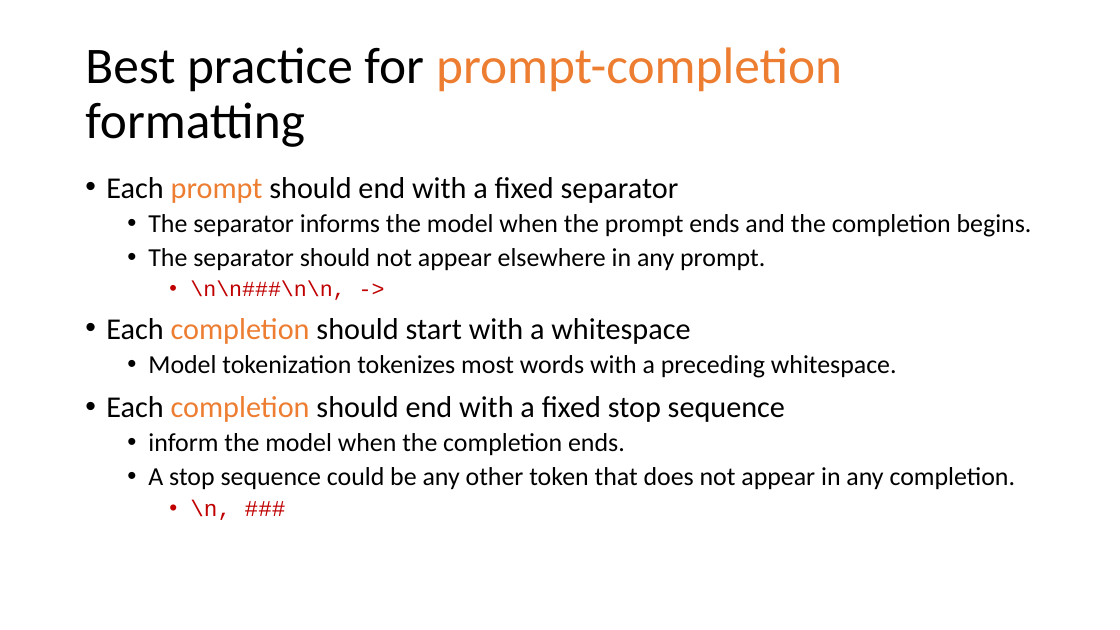
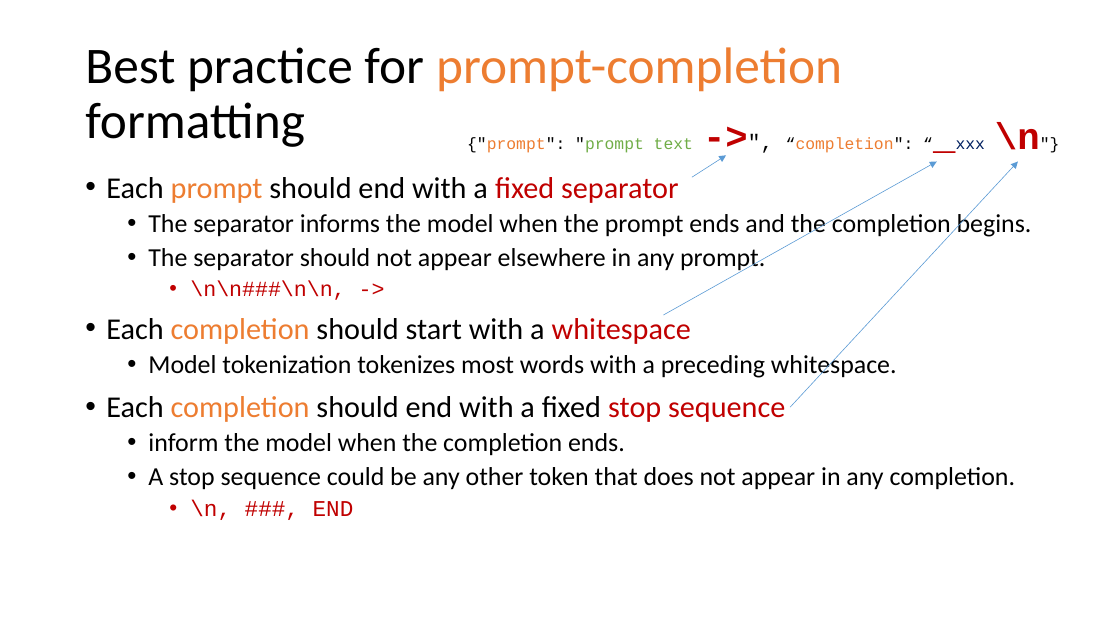
Before and after one commit to frankwxu/digital-forensics-lab, a slide deck: slide 17 of AI4Forensics/IP_Identifier_Fine_Tuning/IP_Identifer_Fine_Tuning.pptx (slide 16 before the commit). Drawn at 1120x630 pixels with LibreOffice and Linux fonts; fonts in the diff are those of the drawing; background and template pictures are left out. Boxes give left, top, right and bottom in pixels: in the first picture for what was removed or moved away, otherwise in the second. Text is boxed around its words. In the diff, an @@ line names an element or a change of style, - is before the commit and + after.

```diff
--- a/AI4Forensics/IP_Identifier_Fine_Tuning/IP_Identifer_Fine_Tuning.pptx
+++ b/AI4Forensics/IP_Identifier_Fine_Tuning/IP_Identifer_Fine_Tuning.pptx
@@ text added at box(467, 122, 1040, 153), 14 pt, text #ED7D31 @@
+{"prompt": "prompt text ->", “completion": “_xxx \n"}
@@ text at box(106, 177, 785, 422): text colour #000000 to #C00000 in "fixed separator", "whitespace", "stop sequence" @@
@@ arrow added from (664, 315) to (937, 161), #5B9BD5 0.5 pt @@
@@ arrow added from (692, 177) to (726, 155), #5B9BD5 0.5 pt @@
@@ arrow added from (791, 408) to (1018, 161), #5B9BD5 0.5 pt @@
@@ text at box(190, 500, 354, 520): text changed @@
-    • \n, ###
+    • \n, ###, END
```
Also in this commit, not shown: 19 other slides changed, 1 slide added.
